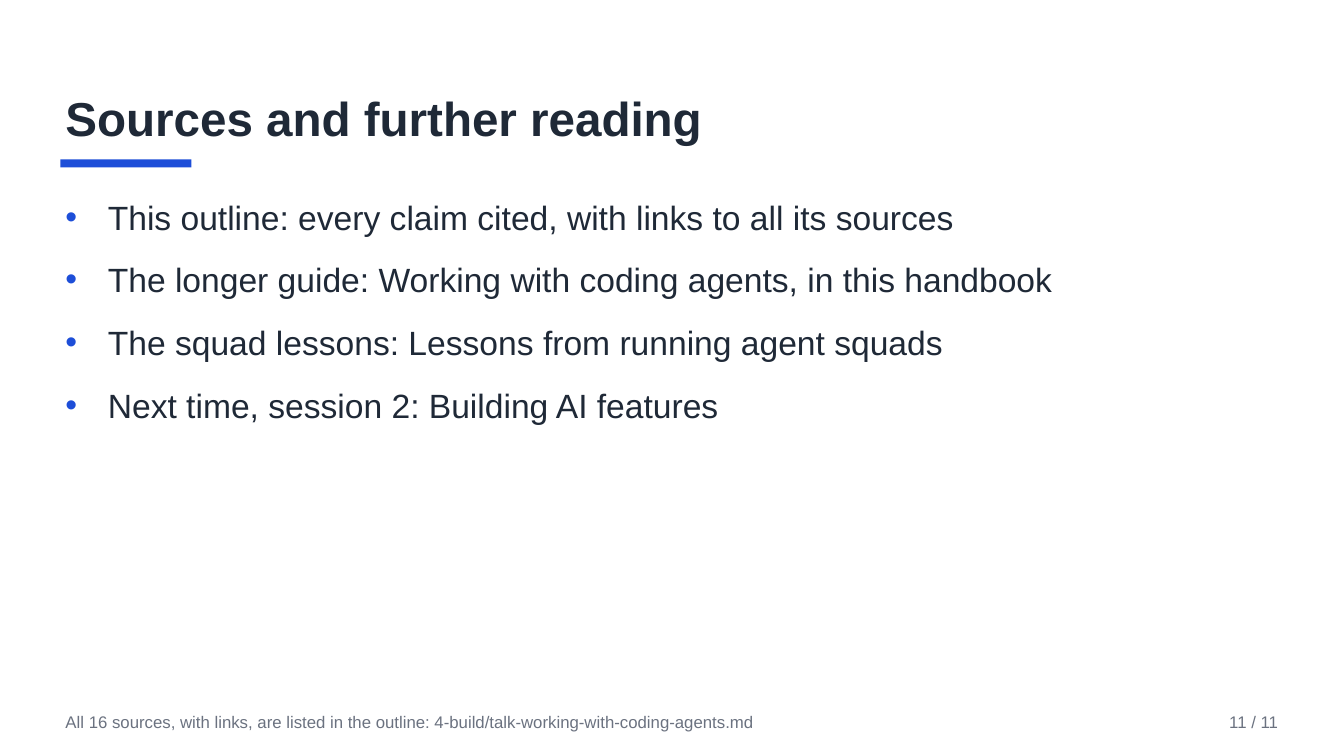
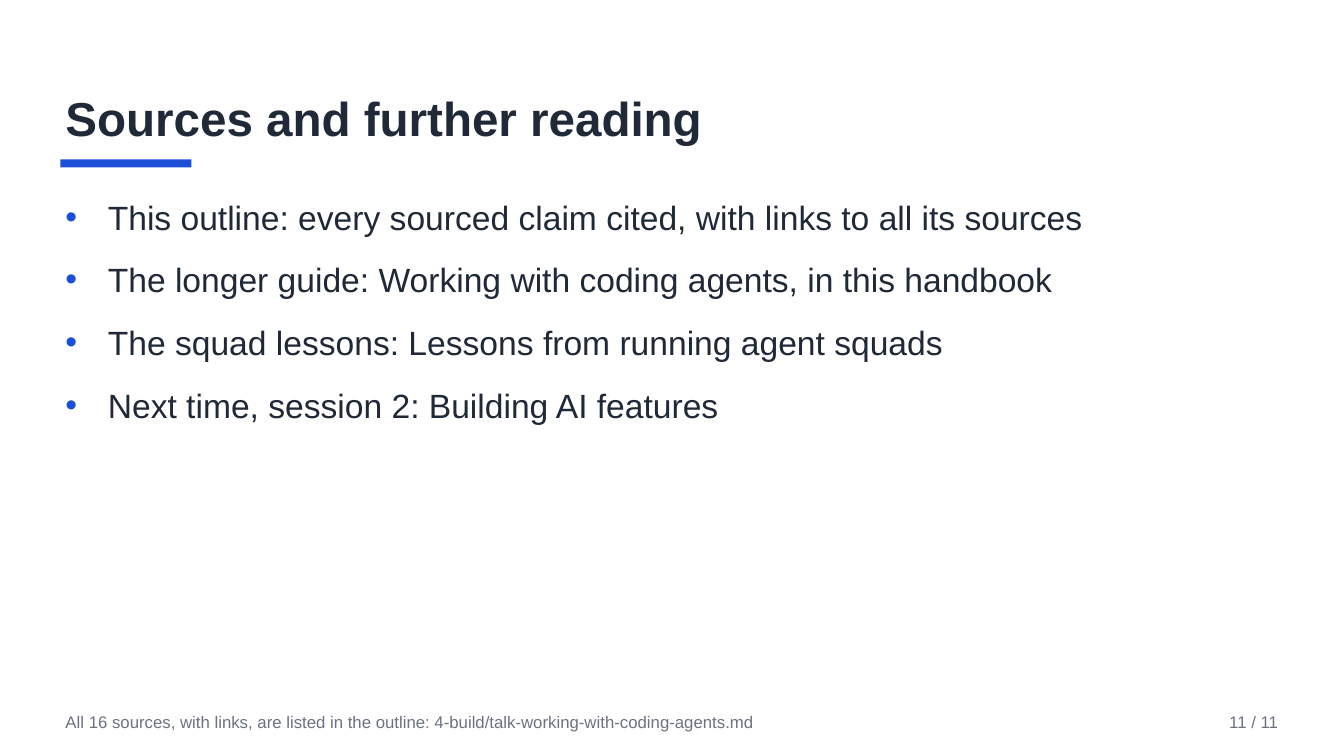
Before and after one commit to AnilKerai/applied-ai-handbook, a slide deck: slide 11 of 4-build/talk-working-with-coding-agents.pptx. Drawn at 1344x756 pixels with LibreOffice and Linux fonts; fonts in the diff are those of the drawing. Boxes give left, top, right and bottom in pixels: in the first picture for what was removed or moved away, otherwise in the second. Text is boxed around its words. In the diff, an @@ line names an element or a change of style, - is before the commit and + after.

```diff
--- a/4-build/talk-working-with-coding-agents.pptx
+++ b/4-build/talk-working-with-coding-agents.pptx
@@ text at (108, 205, 1083, 237): text changed @@
-• This outline: every claim cited, with links to all its sources
+• This outline: every sourced claim cited, with links to all its sources
```
Also in this commit, not shown: 6 other slides changed, 1 other file.
